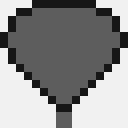
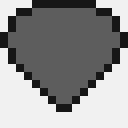
Layered file, before and after one edit (128 x 128). Changes by layer:
painted on "Background" over (56, 112, 72, 128)
